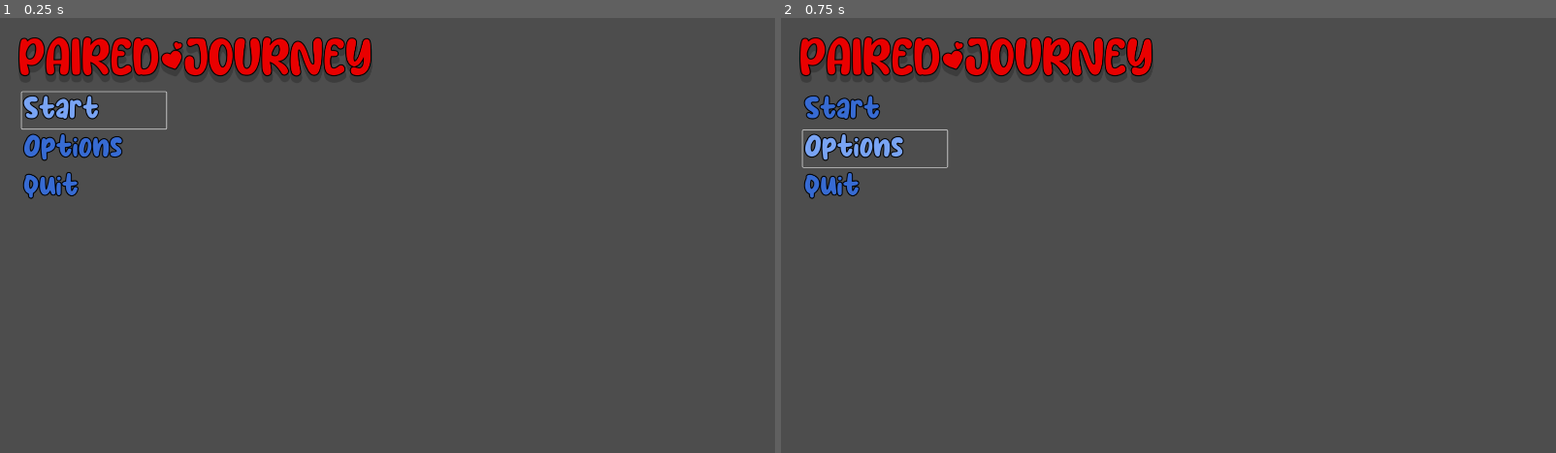
Above: before the commit, frames 1-2 (left to right).
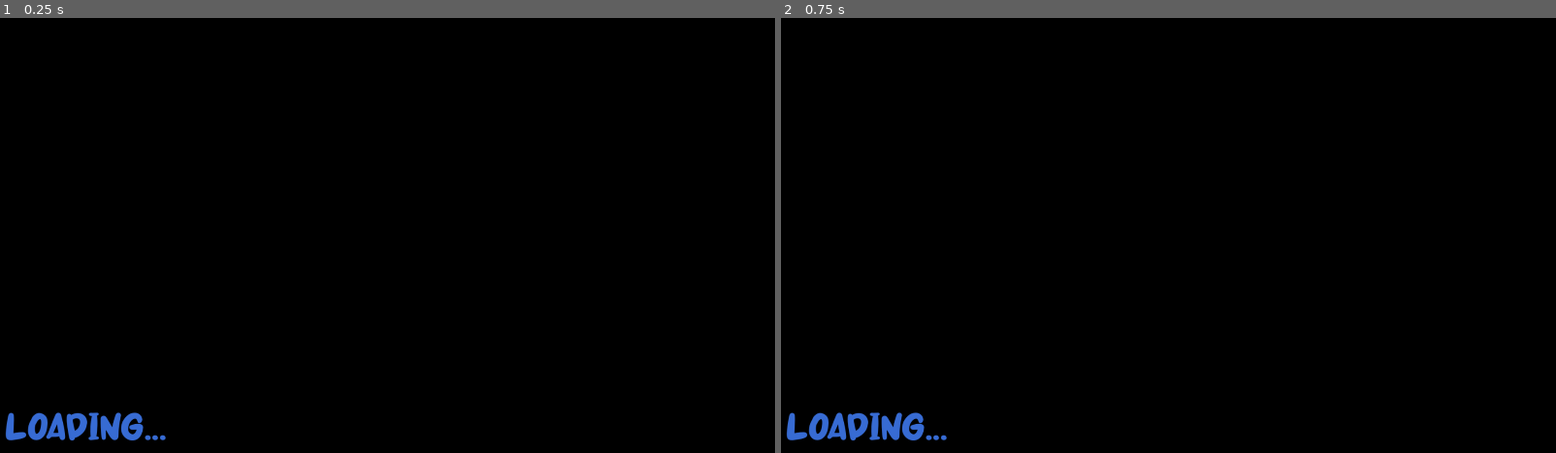
Above: after the commit, the same moments.

Repository: drseaverson/PairedJourney
Game: Godot game, scene res://Scenes/main_menu.tscn
The game is run twice, just before and just after one commit, with the same random seed, the same clock (stepped at 60 frames per second) and the same inputs.
Inputs:
- Up to frame 1 (0.25 s): no input
- Up to frame 2 (0.75 s): click "Options" at 0.5 s

The runs differ from the first frame. In frame 1, 99% of the frame differs, in the area x 0-100%, y 0-100%; in frame 2, 99%.

Commit message:
scene change additions

Diff:
--- a/Scenes/main_menu.gd
+++ b/Scenes/main_menu.gd
@@ -2,7 +2,8 @@
 
 
 func _ready():
-	$VBoxContainer/StartButton.grab_focus()
+	pass
+	#$VBoxContainer/StartButton.grab_focus()
 	#if MusicController.is_playing() == false:
 		#MusicController.play_music()
 
@@ -13,10 +14,12 @@
 		#MusicController.play_music()
 
 func _on_start_button_pressed():
-	pass # Replace with function body.
+	StageManager.changeScene(StageManager.Level1)
+	# create global variable to manage levels and easily select levels based on button click
 
 func _on_options_button_pressed():
-	pass # Replace with function body.
+	StageManager.changeScene(StageManager.Options)
+	# make stagemanager gloabl "scene" with video guidance for loading screen and access to all levels
 
 func _on_quit_button_pressed():
 	get_tree().quit()
--- a/Scenes/main_menu.tscn
+++ b/Scenes/main_menu.tscn
@@ -1,8 +1,14 @@
-[gd_scene load_steps=4 format=3 uid="uid://oclitpy60wt5"]
+[gd_scene load_steps=7 format=3 uid="uid://oclitpy60wt5"]
 
 [ext_resource type="Script" path="res://Scenes/main_menu.gd" id="1_2ie5a"]
 [ext_resource type="FontFile" uid="uid://ctosuwjk7xgc7" path="res://Resources/Fonts/Milky Coffee.otf" id="3_4apqc"]
 [ext_resource type="FontFile" uid="uid://bi4c2pobvqaxk" path="res://Resources/Fonts/Lemon Love.otf" id="5_kloo2"]
+
+[sub_resource type="StyleBoxEmpty" id="StyleBoxEmpty_04o07"]
+
+[sub_resource type="StyleBoxEmpty" id="StyleBoxEmpty_xf6fc"]
+
+[sub_resource type="StyleBoxEmpty" id="StyleBoxEmpty_ktgrl"]
 
 [node name="Main Menu" type="Control"]
 layout_mode = 3
@@ -37,6 +43,7 @@
 theme_override_constants/outline_size = 10
 theme_override_fonts/font = ExtResource("3_4apqc")
 theme_override_font_sizes/font_size = 72
+theme_override_styles/focus = SubResource("StyleBoxEmpty_04o07")
 text = "Start
 "
 flat = true
@@ -56,6 +63,7 @@
 theme_override_constants/outline_size = 10
 theme_override_fonts/font = ExtResource("3_4apqc")
 theme_override_font_sizes/font_size = 72
+theme_override_styles/focus = SubResource("StyleBoxEmpty_xf6fc")
 text = "Options"
 flat = true
 alignment = 0
@@ -73,6 +81,7 @@
 theme_override_constants/outline_size = 10
 theme_override_fonts/font = ExtResource("3_4apqc")
 theme_override_font_sizes/font_size = 72
+theme_override_styles/focus = SubResource("StyleBoxEmpty_ktgrl")
 text = "Quit"
 flat = true
 alignment = 0
--- /dev/null
+++ b/Scenes/stage_manager.gd
@@ -0,0 +1,9 @@
+extends CanvasLayer
+
+const MainMenu = "res://Scenes/main_menu.tscn"
+const Options = "res://Scenes/options.tscn"
+#const LevelSelect = "res://Scenes/level_select.tscn"
+const Level1 = "res://Scenes/Levels/Level1.tscn"
+
+func changeScene(scene_path):
+	get_tree().change_scene_to_file(scene_path)
--- /dev/null
+++ b/Scenes/stage_manager.tscn
@@ -0,0 +1,26 @@
+[gd_scene load_steps=3 format=3 uid="uid://cxeuva52yb27v"]
+
+[ext_resource type="Script" path="res://Scenes/stage_manager.gd" id="1_65hdo"]
+[ext_resource type="FontFile" uid="uid://ctosuwjk7xgc7" path="res://Resources/Fonts/Milky Coffee.otf" id="1_df1x2"]
+
+[node name="StageManager" type="CanvasLayer"]
+script = ExtResource("1_65hdo")
+
+[node name="ColorRect" type="ColorRect" parent="."]
+offset_right = 1943.0
+offset_bottom = 1116.0
+color = Color(0, 0, 0, 1)
+
+[node name="Loading" type="Label" parent="."]
+offset_left = 12.0
+offset_top = 974.0
+offset_right = 414.0
+offset_bottom = 1075.0
+theme_override_colors/font_color = Color(0.215686, 0.419608, 0.827451, 1)
+theme_override_fonts/font = ExtResource("1_df1x2")
+theme_override_font_sizes/font_size = 90
+text = "Loading...
+"
+uppercase = true
+
+[node name="AnimationPlayer" type="AnimationPlayer" parent="."]
--- a/project.godot
+++ b/project.godot
@@ -14,6 +14,10 @@
 run/main_scene="res://Scenes/main_menu.tscn"
 config/features=PackedStringArray("4.0", "Forward Plus")
 config/icon="res://icon.svg"
+
+[autoload]
+
+StageManager="*res://Scenes/stage_manager.tscn"
 
 [display]
 
